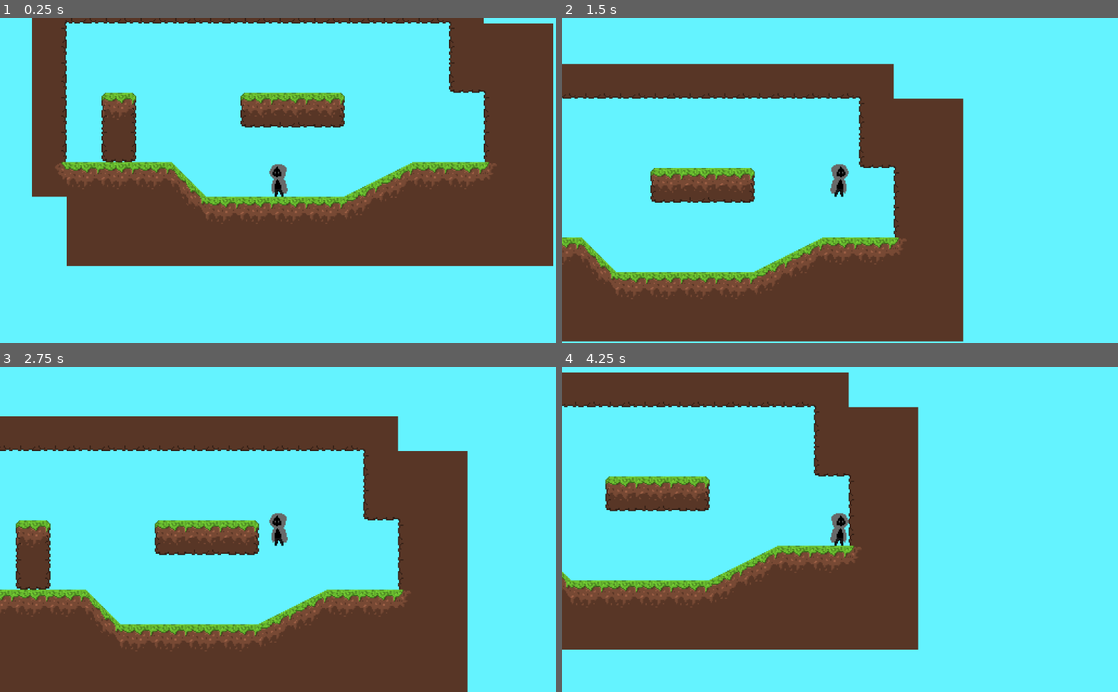
Above: before the commit, frames 1-4 (two rows, left to right).
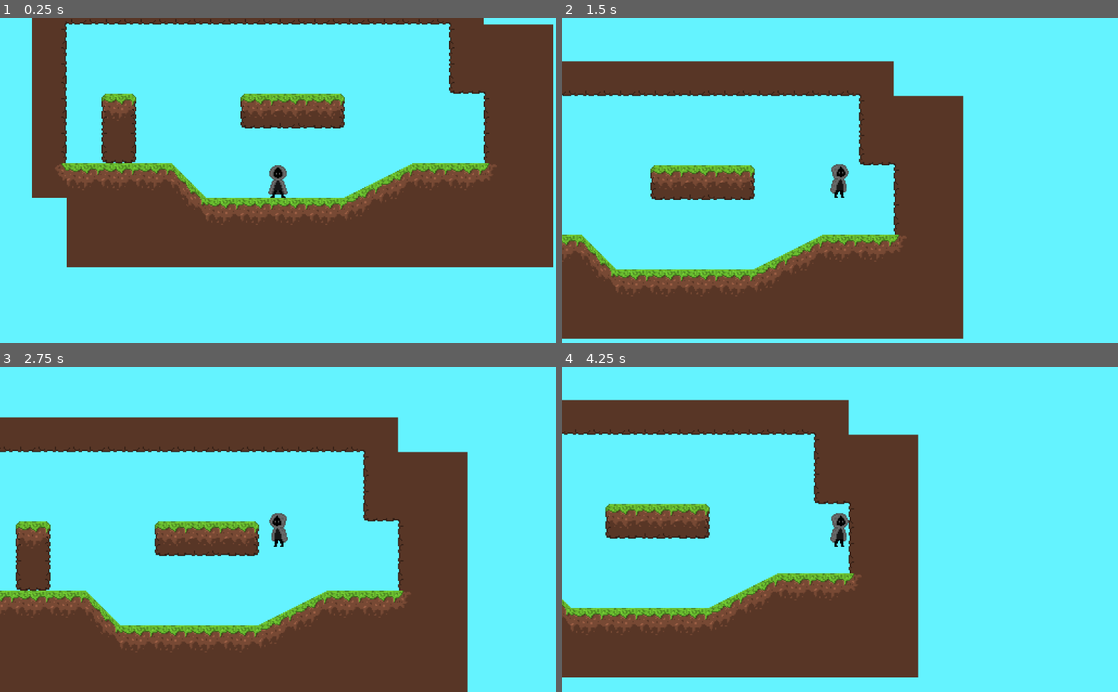
Above: after the commit, the same moments.

Repository: notfennecks/Cryptic-Crusade
Game: Godot game, scene res://Scenes/TestScene.tscn
The game is run twice, just before and just after one commit, with the same random seed, the same clock (stepped at 60 frames per second) and the same inputs.
Inputs (mouse positions are in pixels of both pictures, inside the frame that each line leads up to):
- Up to frame 1 (0.25 s): no input
- Up to frame 2 (1.5 s): move the mouse to (962, 164) at 0.52 s; press the mouse at (962, 164) at 0.53 s; hold D (right) from 0.53 s (still down); tap Space (jump) at 0.77, 0.8, 1.07, 1.35 s; move the mouse to (728, 196) at 1.27 s; release the mouse at (728, 196) at 1.28 s
- Up to frame 3 (2.75 s): tap Space (jump) at 1.52, 1.82, 2.3 s; click (166, 545) at 1.55 s; move the mouse to (333, 458) at 2.02 s; release D (right) at 2.03 s; press the mouse at (333, 458) at 2.03 s; hold A (left) from 2.03 s (still down)
- Up to frame 4 (4.25 s): move the mouse to (812, 594) at 2.77 s; release A (left) at 2.78 s; release the mouse at (812, 594) at 2.78 s; hold D (right) from 2.78 s (still down); click (812, 594) at 2.85 s; tap Space (jump) at 3.02, 3.32, 3.6, 3.77, 4.07 s; move the mouse to (1006, 578) at 3.52 s

The runs differ from the first frame. In frame 1, 3.9% of the frame differs, in the area x 5-100%, y 0-77%; in frame 2, 5.7%; in frame 3, 3.4%; in frame 4, 27%, in the area x 0-65%, y 1-96%.

Commit message:
Did some animation for player and set up the animated sprite node.

Diff:
--- a/GodotProject/Scenes/NeutralHood.tscn
+++ b/GodotProject/Scenes/NeutralHood.tscn
@@ -1,18 +1,37 @@
-[gd_scene load_steps=4 format=2]
+[gd_scene load_steps=10 format=2]
 
 [ext_resource path="res://Scripts/NeutralHood.gd" type="Script" id=1]
-[ext_resource path="res://assets/Characters/NeutralHood.png" type="Texture" id=2]
+[ext_resource path="res://assets/Characters/Idle/NeutralHoodIdle1.png" type="Texture" id=2]
+[ext_resource path="res://assets/Characters/Idle/NeutralHoodIdle2.png" type="Texture" id=3]
+[ext_resource path="res://assets/Characters/Idle/NeutralHoodIdle3.png" type="Texture" id=4]
+[ext_resource path="res://assets/Characters/Idle/NeutralHoodIdle4.png" type="Texture" id=5]
+[ext_resource path="res://assets/Characters/Idle/NeutralHoodIdle5.png" type="Texture" id=6]
+[ext_resource path="res://assets/Characters/Run/NeutralHoodIdleRun.png" type="Texture" id=7]
+
+[sub_resource type="SpriteFrames" id=3]
+animations = [ {
+"frames": [ ExtResource( 2 ), ExtResource( 3 ), ExtResource( 4 ), ExtResource( 5 ), ExtResource( 6 ) ],
+"loop": true,
+"name": "Idle",
+"speed": 6.5
+}, {
+"frames": [ ExtResource( 7 ) ],
+"loop": true,
+"name": "Run",
+"speed": 5.0
+} ]
 
 [sub_resource type="CapsuleShape2D" id=1]
 radius = 8.05135
-height = 13.9302
+height = 15.7307
 
 [node name="NeutralHood" type="KinematicBody2D"]
 collision_mask = 31
 script = ExtResource( 1 )
 
-[node name="Sprite" type="Sprite" parent="."]
-texture = ExtResource( 2 )
+[node name="Sprite" type="AnimatedSprite" parent="."]
+frames = SubResource( 3 )
+animation = "Idle"
 
 [node name="CollisionShape2D" type="CollisionShape2D" parent="."]
 shape = SubResource( 1 )
--- /dev/null
+++ b/GodotProject/Scenes/SkillTreeUI.tscn
@@ -0,0 +1,5 @@
+[gd_scene format=2]
+
+[node name="SkillTree" type="Control"]
+anchor_right = 1.0
+anchor_bottom = 1.0
--- a/GodotProject/Scripts/NeutralHood.gd
+++ b/GodotProject/Scripts/NeutralHood.gd
@@ -4,9 +4,9 @@
 export (int) var jump_height  #Exported variable for player jump height.
 export (int) var gravity  #Exported variable for gravity applied to player.
 export (int) var max_jumps  #Exported variable for max player jumps.
-var jump_count  #Variable that tracks jump count.
+var jump_count = 0 #Variable that tracks jump count.
 
-var dash_angle
+var dash_angle  #Variable for storing dash line angle in relation to player.
 export (bool) var can_line_dash  #Variable that tracks if the player can line dash.
 onready var dash_line = $PositionHelper/DashLine  #Sets DashLine node as variable.
 
@@ -17,17 +17,19 @@
 
 func _ready():  #Runs function soon as scene is loaded.
 	change_state(IDLE)  #Changes state to IDLE
-	jump_count = 0
 
 func change_state(new_state):  #Runs function when state needs to be changed. Taking the new_state as argument.
 	state = new_state  #Sets the state variable to the state it needs to change to.
 	match state:  #Matches the state with its correct name and runs the embedded code.
 		IDLE:
-			print("idle")
+			$Sprite.animation = "Idle"
+			$Sprite.playing = true
 		RUN:
-			print("run")
+			$Sprite.animation = "Run"
+			$Sprite.playing = true
 		JUMP:
-			print("jump")
+			$Sprite.animation = "Run"
+			$Sprite.playing = true
 		DEAD:
 			print("dead")
 
@@ -41,7 +43,7 @@
 	var mouse_pos = get_global_mouse_position()  #Sets the mouse position every frame to a variable.
 	var current_pos = position  #Sets the player position every frame to a variable.
 	dash_line(mouse_pos, current_pos) #Refers to draw_dash function to draw the dash path.
-	dash_direction(mouse_pos, current_pos)
+	dash_direction(mouse_pos, current_pos)  #Refers to dash_direction function to calculate direction.
 
 func player_input():  #Checks for player input.
 	if state == DEAD:  #If player is dead return. We do not want the player moving while dead.
@@ -105,8 +107,8 @@
 		dash_line.set_point_position(0, Vector2(0, 0))  #Resets point at first position.
 		dash_line.set_point_position(1, Vector2(0, 0))  #Resets point at second position.
 
-		$DashCheck.force_raycast_update()
-		if $DashCheck.is_colliding() == false:
+		$DashCheck.force_raycast_update()  #Forces the raycast to update
+		if $DashCheck.is_colliding() == false:  #If raycast is not colliding.
 			$DashTween.start()  #Starts tween.
 			#Interpolates position property from current player position to mouse position.
 			$DashTween.interpolate_property(self, "position", null, mouse, .5, Tween.TRANS_LINEAR, Tween.EASE_OUT_IN, 0)
@@ -117,18 +119,21 @@
 	set_physics_process(true)  #Sets all physics processes back to true.
 	set_process(true)  #Sets all processes back to true.
 
-func dash_direction(mouse, pos):
-	var x = mouse.x - pos.x
-	var y = mouse.y - pos.y
-	var distance = sqrt(pow(x,2) + pow(y,2))
-	if x == 0:
+func dash_direction(mouse, pos):  #For determining dash direction angle.
+	var x = mouse.x - pos.x  #Stores x difference between mouse_pos Vector and position vector.
+	var y = mouse.y - pos.y  #Stores y difference between mouse_pos Vector and position vector.
+	var distance = sqrt(pow(x,2) + pow(y,2))  #Calculates distance between Vectors.
+	if x == 0:  #If x is zero (so that we do not get divide by zero errors on some occasions).
 		return
-	dash_angle = abs(rad2deg(atan(y/x)))
+	dash_angle = abs(rad2deg(atan(y/x)))  #Uses arc tangent to calculate angle based on x and y component of distance.
+	#--------------------------------
+	#Calculates angle quadrant and add or subtracts. Because arc tangent only outputs numbers less than 90.
 	if x < 0 and y < 0:
 		dash_angle = 180 - dash_angle
 	if x < 0 and y > 0:
 		dash_angle = 180 + dash_angle
 	if x > 0 and y > 0:
 		dash_angle = 360 - dash_angle
-	dash_angle += 90
-	$DashCheck.rotation_degrees = -dash_angle
+	#--------------------------------
+	dash_angle += 90  #Offsets angle because zero angle is going down.
+	$DashCheck.rotation_degrees = -dash_angle  #Inverts angle because negative angles go counter-clockwise.
Binary file added: GodotProject/assets/Characters/Idle/NeutralHoodIdle1.png
Not shown, changed: GodotProject/assets/Characters/Idle/NeutralHoodIdle1.png.import
Binary file added: GodotProject/assets/Characters/Idle/NeutralHoodIdle2.png
Not shown, added: GodotProject/assets/Characters/Idle/NeutralHoodIdle2.png.import
Binary file added: GodotProject/assets/Characters/Idle/NeutralHoodIdle3.png
Not shown, added: GodotProject/assets/Characters/Idle/NeutralHoodIdle3.png.import
Binary file added: GodotProject/assets/Characters/Idle/NeutralHoodIdle4.png
Not shown, added: GodotProject/assets/Characters/Idle/NeutralHoodIdle4.png.import
Binary file added: GodotProject/assets/Characters/Idle/NeutralHoodIdle5.png
Not shown, added: GodotProject/assets/Characters/Idle/NeutralHoodIdle5.png.import
Binary file removed: GodotProject/assets/Characters/NeutralHood.png
Binary file added: GodotProject/assets/Characters/Run/NeutralHoodIdleRun.png
(and 5 more such lines)
